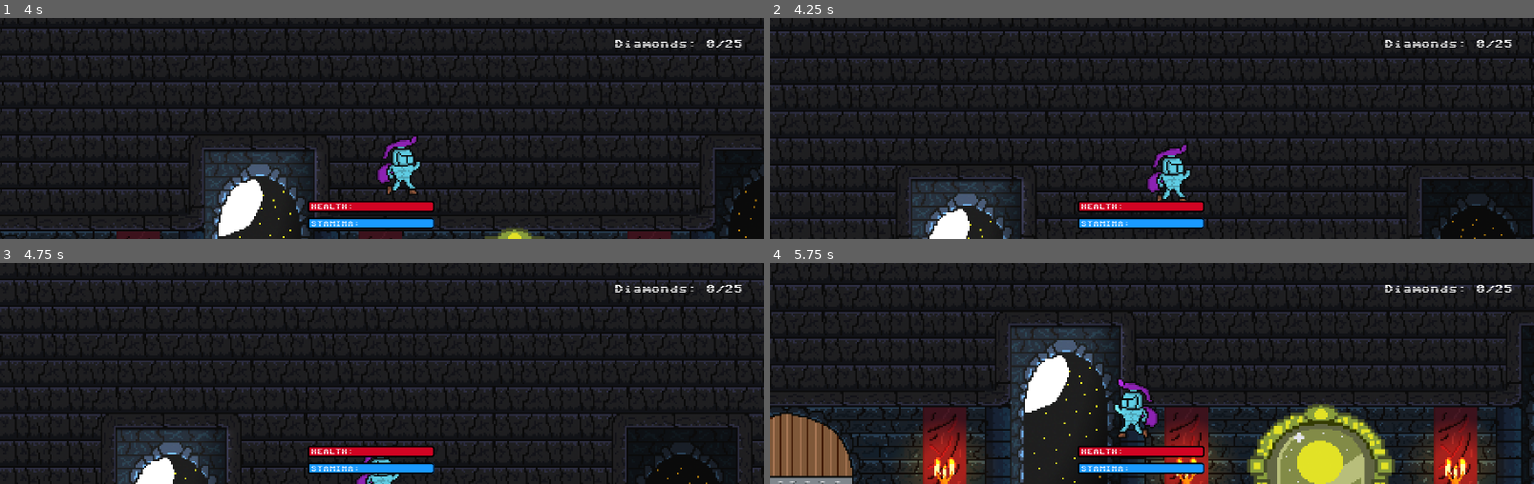
Above: before the commit, frames 1-4 (two rows, left to right).
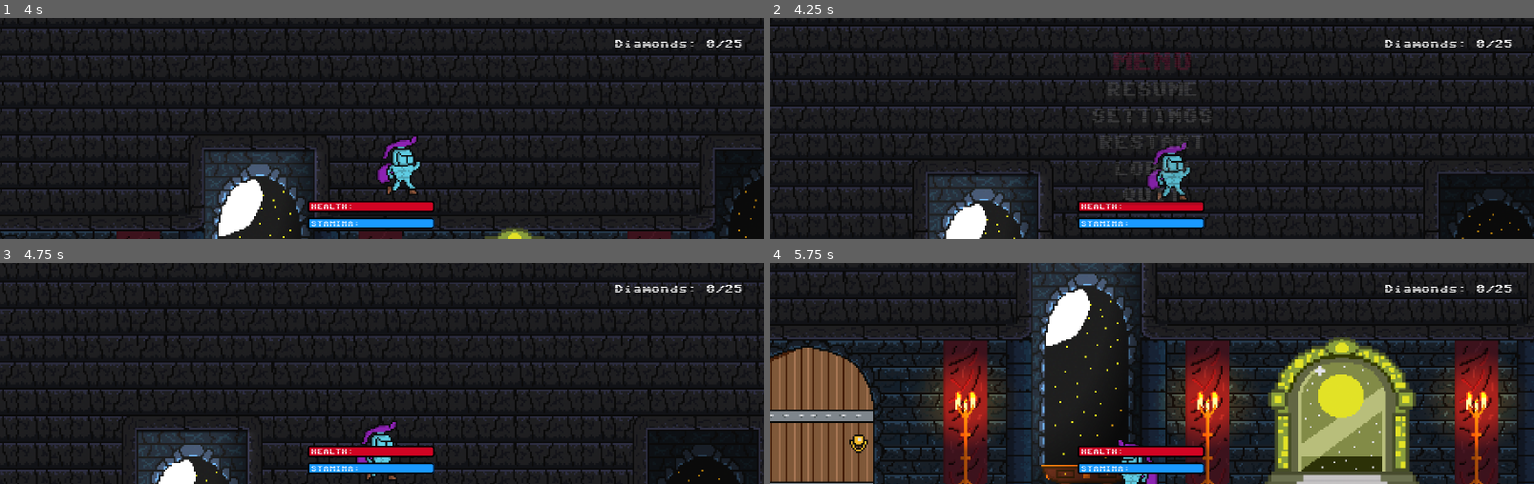
Above: after the commit, the same moments.

Repository: lolix1321/raymanMy
Game: Godot game, scene res://scenes/level.tscn
Two runs of this game, one before a commit and one after it. Both use one fixed random seed, a clock stepped at 60 frames per second and the inputs below.
Inputs (mouse positions are in pixels of both pictures, inside the frame that each line leads up to):
- Up to frame 1 (4 s): tap Enter (ui_accept) at 0.5 s; move the mouse to (550, 117) at 0.52 s; hold Shift (Sprint) 0.53-1.28 s; hold D (right) 0.53-2.03 s; tap W (jump) at 0.77, 1.52, 3.02, 3.77 s; move the mouse to (229, 139) at 1.27 s; click (229, 139) at 1.35 s; move the mouse to (458, 79) at 2.02 s; hold A (left) 2.03-2.78 s; hold Shift (Sprint) 2.03-2.78 s; move the mouse to (343, 172) at 2.77 s; hold D (right) from 2.78 s (still down); click (343, 172) at 2.85 s; move the mouse to (611, 161) at 3.52 s; hold Shift (Sprint) from 3.53 s (still down)
- Up to frame 2 (4.25 s): keep holding D (right); keep holding Shift (Sprint); tap Escape (esc, bound only after the commit) at 4.15 s
- Up to frame 3 (4.75 s): release D (right) at 4.25 s; release Shift (Sprint) at 4.25 s; click (382, 335) at 4.25 s, where only the run after the commit has a clickable "RESUME"
- Up to frame 4 (5.75 s): move the mouse to (922, 340) at 5.02 s; hold A (left) from 5.03 s (still down); click (922, 340) at 5.1 s; tap W (jump) at 5.27 s

Frame 1 is identical in both runs. In frame 2, 17% of the frame differs, in the area x 0-100%, y 3-100%; in frame 3, 13%; in frame 4, 48%, in the area x 0-100%, y 0-100%.

Commit message:
dodalem setingsy

Diff:
--- /dev/null
+++ b/pausemenu.gdshader
@@ -0,0 +1,10 @@
+shader_type canvas_item;
+
+uniform sampler2D screen_texture : hint_screen_texture, filter_linear_mipmap;
+uniform float lod: hint_range(0.0, 5) = 0.0;
+
+void fragment() {
+
+    vec4 color = textureLod(screen_texture, SCREEN_UV, lod);
+    COLOR = color;
+}
--- a/project.godot
+++ b/project.godot
@@ -52,6 +52,11 @@
 "events": [Object(InputEventKey,"resource_local_to_scene":false,"resource_name":"","device":-1,"window_id":0,"alt_press …(195 unchanged characters)…
 ]
 }
+esc={
+"deadzone": 0.2,
+"events": [Object(InputEventKey,"resource_local_to_scene":false,"resource_name":"","device":-1,"window_id":0,"alt_pressed":false,"shift_pressed":false,"ctrl_pressed":false,"meta_pressed":false,"pressed":false,"keycode":0,"physical_keycode":4194305,"key_label":0,"unicode":0,"location":0,"echo":false,"script":null)
+]
+}
 
 [layer_names]
 
--- a/scenes/level.tscn
+++ b/scenes/level.tscn
@@ -25,6 +25,7 @@
 [ext_resource type="Texture2D" uid="uid://cwypyf5acg6wh" path="res://graphic/courtain.png" id="17_cmcjb"]
 [ext_resource type="Texture2D" uid="uid://caih331ts2232" path="res://graphic/swiecawielka.png" id="24_3ies3"]
 [ext_resource type="Texture2D" uid="uid://birgs7tq0nl6" path="res://graphic/wielkasweica2.png" id="25_xy2fk"]
+[ext_resource type="PackedScene" uid="uid://c85nsd8s2dlhj" path="res://scenyGlobalne/pause_menu.tscn" id="27_cmcjb"]
 [ext_resource type="PackedScene" uid="uid://bacewamobby6l" path="res://scenes/diamond_counter.tscn" id="28_556r4"]
 
 [sub_resource type="TileSetAtlasSource" id="TileSetAtlasSource_wu01b"]
@@ -1114,5 +1115,9 @@
 [node name="MenuStart" type="Marker2D" parent="."]
 position = Vector2(312, 282)
 
+[node name="menucanvas" type="CanvasLayer" parent="."]
+
+[node name="PauseMenu" parent="menucanvas" instance=ExtResource("27_cmcjb")]
+
 [connection signal="shoot" from="Player" to="." method="_on_player_shoot"]
 [connection signal="timeout" from="Player/PlayerTimer" to="Player" method="_on_player_timer_timeout"]
--- a/scenes/player.gd
+++ b/scenes/player.gd
@@ -70,7 +70,7 @@
 	if is_teleporting:
 		velocity = Vector2.ZERO
 
-	print($AnimatedSprite2D.animation)
+
 	if is_teleporting:
 		velocity = Vector2.ZERO
 		direction_x=0
--- /dev/null
+++ b/scenyGlobalne/pause_menu.gd
@@ -0,0 +1,79 @@
+extends Control
+var cr = "nic"
+func resume():
+	get_tree().paused = false
+	$AnimationPlayer.play_backwards("blur")
+func pause():
+	get_tree().paused = true
+	$AnimationPlayer.play("blur")
+
+func testEsc():
+	if Input.is_action_just_pressed("esc") and get_tree().paused == false:
+		$PanelContainer/kontenerMENU.visible = true
+		$PanelContainer/kontenerAREUSURE.visible = false
+		print("odpalonmo setingsy")
+		pause()
+	elif Input.is_action_just_pressed("esc") and get_tree().paused == true:
+		print("powrotw")
+
+		resume()
+
+
+func _on_resume_pressed() -> void:
+	resume()
+
+
+func _on_settings_pressed() -> void:
+	resume()
+
+
+func _on_reset_pressed() -> void:
+	cr="reset"
+	areusureShow()
+
+
+
+
+func _on_lobby_pressed() -> void:
+	cr="lobby"
+	areusureShow()
+
+
+
+
+func _on_quit_pressed() -> void:
+	cr = "quit"
+	areusureShow()
+
+func _ready() -> void:
+	process_mode = Node.PROCESS_MODE_ALWAYS
+	$AnimationPlayer.play("RESET")
+	$PanelContainer/kontenerMENU.visible = true
+	$PanelContainer/kontenerAREUSURE.visible = false
+
+
+func _process(delta: float) -> void:
+	testEsc()
+
+
+
+func _on_yes_pressed() -> void:
+	if cr=="quit":
+		get_tree().quit()
+	elif cr == "lobby":
+		resume()
+		get_tree().change_scene_to_file("res://scenes/level.tscn")
+	elif cr == "reset":
+		resume()
+		get_tree().reload_current_scene()
+
+
+
+
+func _on_no_pressed() -> void:
+	resume()
+
+
+func areusureShow():
+	$PanelContainer/kontenerMENU.visible = false
+	$PanelContainer/kontenerAREUSURE.visible = true
--- /dev/null
+++ b/scenyGlobalne/pause_menu.tscn
@@ -0,0 +1,201 @@
+[gd_scene load_steps=9 format=3 uid="uid://c85nsd8s2dlhj"]
+
+[ext_resource type="Shader" uid="uid://c7u86k63i6wh0" path="res://pausemenu.gdshader" id="1_78yyw"]
+[ext_resource type="Script" uid="uid://rlujeu1pbfvx" path="res://scenyGlobalne/pause_menu.gd" id="1_e7msu"]
+[ext_resource type="FontFile" uid="uid://kg08gr31fkiq" path="res://fonts/Sixtyfour-Regular-VariableFont_BLED,SCAN.ttf" id="3_12s6w"]
+
+[sub_resource type="ShaderMaterial" id="ShaderMaterial_e7msu"]
+shader = ExtResource("1_78yyw")
+shader_parameter/lod = 0.0
+
+[sub_resource type="GDScript" id="GDScript_12s6w"]
+script/source = "extends PanelContainer
+"
+
+[sub_resource type="Animation" id="Animation_hs5bo"]
+resource_name = "blur"
+length = 0.3
+tracks/0/type = "value"
+tracks/0/imported = false
+tracks/0/enabled = true
+tracks/0/path = NodePath("ColorRect:material:shader_parameter/lod")
+tracks/0/interp = 1
+tracks/0/loop_wrap = true
+tracks/0/keys = {
+"times": PackedFloat32Array(0),
+"transitions": PackedFloat32Array(1),
+"update": 0,
+"values": [0.0]
+}
+tracks/1/type = "value"
+tracks/1/imported = false
+tracks/1/enabled = true
+tracks/1/path = NodePath("PanelContainer:modulate")
+tracks/1/interp = 1
+tracks/1/loop_wrap = true
+tracks/1/keys = {
+"times": PackedFloat32Array(0, 0.3),
+"transitions": PackedFloat32Array(1, 1),
+"update": 0,
+"values": [Color(1, 1, 1, 0), Color(1, 1, 1, 0.9490196)]
+}
+
+[sub_resource type="Animation" id="Animation_t3j28"]
+length = 0.001
+tracks/0/type = "value"
+tracks/0/imported = false
+tracks/0/enabled = true
+tracks/0/path = NodePath("ColorRect:material:shader_parameter/lod")
+tracks/0/interp = 1
+tracks/0/loop_wrap = true
+tracks/0/keys = {
+"times": PackedFloat32Array(0),
+"transitions": PackedFloat32Array(1),
+"update": 0,
+"values": [0.0]
+}
+tracks/1/type = "value"
+tracks/1/imported = false
+tracks/1/enabled = true
+tracks/1/path = NodePath("PanelContainer:modulate")
+tracks/1/interp = 1
+tracks/1/loop_wrap = true
+tracks/1/keys = {
+"times": PackedFloat32Array(0),
+"transitions": PackedFloat32Array(1),
+"update": 0,
+"values": [Color(1, 1, 1, 0)]
+}
+
+[sub_resource type="AnimationLibrary" id="AnimationLibrary_7wsg5"]
+_data = {
+&"RESET": SubResource("Animation_t3j28"),
+&"blur": SubResource("Animation_hs5bo")
+}
+
+[node name="PauseMenu" type="Control"]
+layout_mode = 3
+anchors_preset = 15
+anchor_right = 1.0
+anchor_bottom = 1.0
+grow_horizontal = 2
+grow_vertical = 2
+script = ExtResource("1_e7msu")
+
+[node name="ColorRect" type="ColorRect" parent="."]
+material = SubResource("ShaderMaterial_e7msu")
+layout_mode = 1
+anchors_preset = 15
+anchor_right = 1.0
+anchor_bottom = 1.0
+grow_horizontal = 2
+grow_vertical = 2
+
+[node name="PanelContainer" type="PanelContainer" parent="."]
+modulate = Color(1, 1, 1, 0)
+layout_mode = 1
+anchors_preset = 8
+anchor_left = 0.5
+anchor_top = 0.5
+anchor_right = 0.5
+anchor_bottom = 0.5
+offset_left = -41.0
+offset_top = -68.0
+offset_right = 41.0
+offset_bottom = 68.0
+grow_horizontal = 2
+grow_vertical = 2
+script = SubResource("GDScript_12s6w")
+
+[node name="kontenerMENU" type="VBoxContainer" parent="PanelContainer"]
+layout_mode = 2
+size_flags_horizontal = 0
+size_flags_stretch_ratio = 0.0
+theme_override_constants/separation = 28
+
+[node name="Label" type="Label" parent="PanelContainer/kontenerMENU"]
+layout_mode = 2
+theme_override_colors/font_color = Color(1, 0, 0.31764707, 1)
+theme_override_fonts/font = ExtResource("3_12s6w")
+theme_override_font_sizes/font_size = 67
+text = "MENU"
+horizontal_alignment = 1
+vertical_alignment = 1
+
+[node name="RESUME" type="Button" parent="PanelContainer/kontenerMENU"]
+layout_mode = 2
+focus_mode = 0
+theme_override_fonts/font = ExtResource("3_12s6w")
+theme_override_font_sizes/font_size = 50
+text = "RESUME"
+
+[node name="SETTINGS" type="Button" parent="PanelContainer/kontenerMENU"]
+layout_mode = 2
+focus_mode = 0
+theme_override_fonts/font = ExtResource("3_12s6w")
+theme_override_font_sizes/font_size = 50
+text = "SETTINGS"
+
+[node name="RESET" type="Button" parent="PanelContainer/kontenerMENU"]
+layout_mode = 2
+focus_mode = 0
+theme_override_fonts/font = ExtResource("3_12s6w")
+theme_override_font_sizes/font_size = 50
+text = "RESTART"
+
+[node name="LOBBY" type="Button" parent="PanelContainer/kontenerMENU"]
+process_mode = 3
+layout_mode = 2
+focus_mode = 0
+theme_override_fonts/font = ExtResource("3_12s6w")
+theme_override_font_sizes/font_size = 50
+text = "LOBBY"
+
+[node name="QUIT" type="Button" parent="PanelContainer/kontenerMENU"]
+process_mode = 3
+layout_mode = 2
+focus_mode = 0
+theme_override_fonts/font = ExtResource("3_12s6w")
+theme_override_font_sizes/font_size = 50
+text = "QUIT"
+
+[node name="kontenerAREUSURE" type="VBoxContainer" parent="PanelContainer"]
+visible = false
+layout_mode = 2
+size_flags_horizontal = 0
+size_flags_stretch_ratio = 0.0
+theme_override_constants/separation = 28
+
+[node name="Label" type="Label" parent="PanelContainer/kontenerAREUSURE"]
+layout_mode = 2
+theme_override_colors/font_color = Color(1, 0, 0.31764707, 1)
+theme_override_fonts/font = ExtResource("3_12s6w")
+theme_override_font_sizes/font_size = 67
+text = "ARE YOU SURE?"
+
+[node name="YES" type="Button" parent="PanelContainer/kontenerAREUSURE"]
+layout_mode = 2
+focus_mode = 0
+theme_override_fonts/font = ExtResource("3_12s6w")
+theme_override_font_sizes/font_size = 50
+text = "YES"
+
+[node name="NO" type="Button" parent="PanelContainer/kontenerAREUSURE"]
+layout_mode = 2
+focus_mode = 0
+theme_override_fonts/font = ExtResource("3_12s6w")
+theme_override_font_sizes/font_size = 50
+text = "NO"
+
+[node name="AnimationPlayer" type="AnimationPlayer" parent="."]
+libraries = {
+&"": SubResource("AnimationLibrary_7wsg5")
+}
+
+[connection signal="pressed" from="PanelContainer/kontenerMENU/RESUME" to="." method="_on_resume_pressed"]
+[connection signal="pressed" from="PanelContainer/kontenerMENU/SETTINGS" to="." method="_on_settings_pressed"]
+[connection signal="pressed" from="PanelContainer/kontenerMENU/RESET" to="." method="_on_reset_pressed"]
+[connection signal="pressed" from="PanelContainer/kontenerMENU/LOBBY" to="." method="_on_lobby_pressed"]
+[connection signal="pressed" from="PanelContainer/kontenerMENU/QUIT" to="." method="_on_quit_pressed"]
+[connection signal="pressed" from="PanelContainer/kontenerAREUSURE/YES" to="." method="_on_yes_pressed"]
+[connection signal="pressed" from="PanelContainer/kontenerAREUSURE/NO" to="." method="_on_no_pressed"]
Not shown, added: pausemenu.gdshader.uid
Not shown: 1 places in scenes/level.tscn that only renumber resources
Not shown, changed: scenes/portal_one_menu.tscn
Not shown, added: scenyGlobalne/pause_menu.gd.uid
